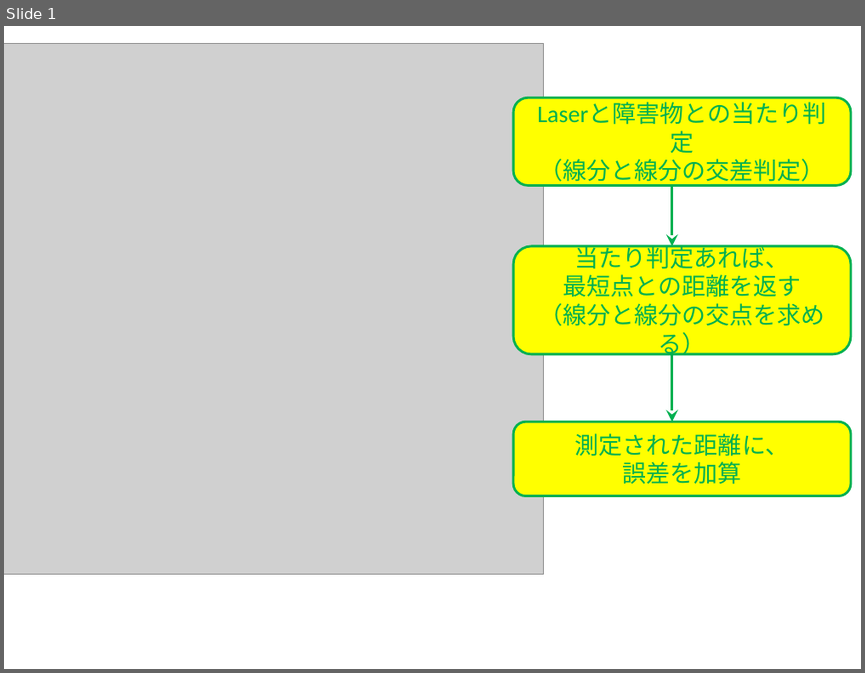
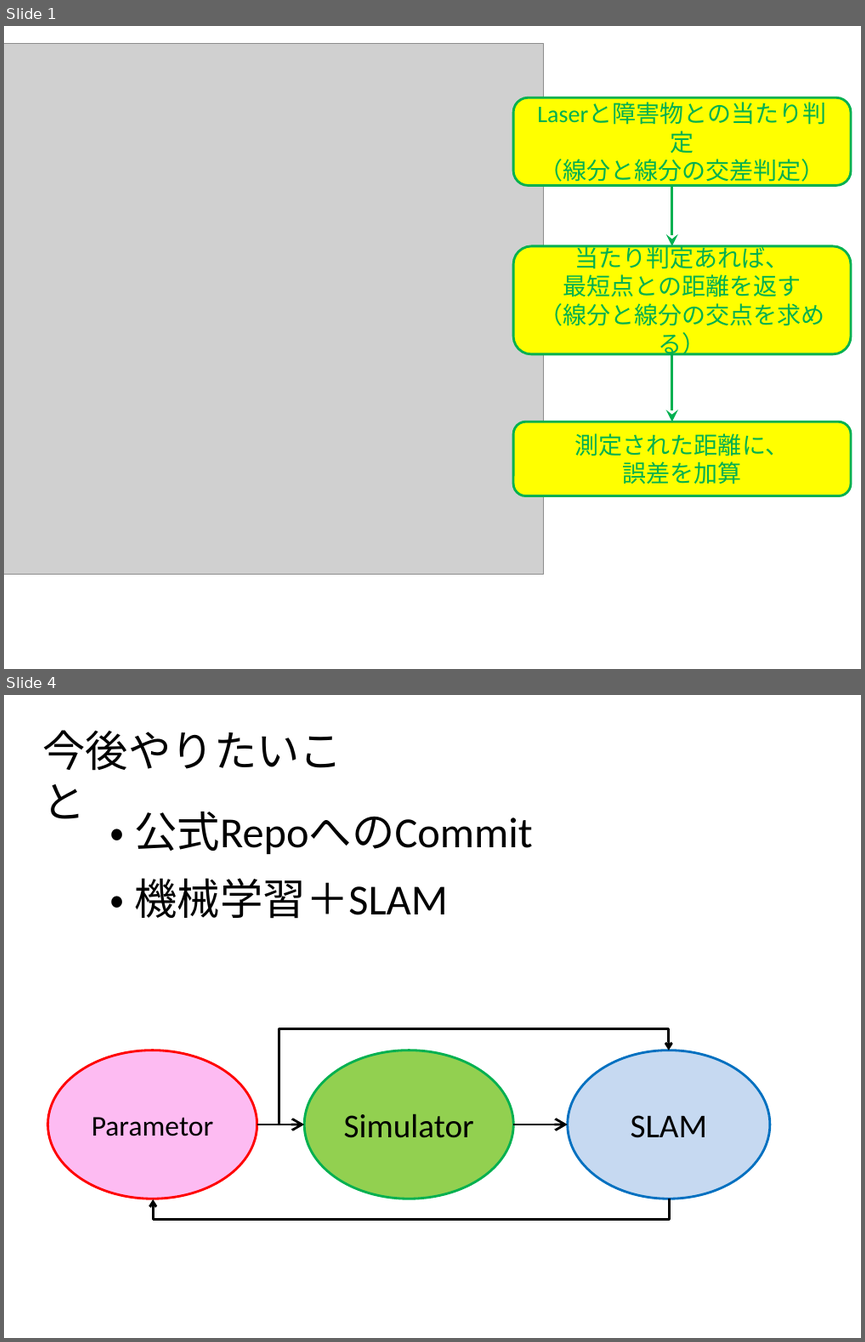
Before and after one commit to nnn112358/rosjp_170719, a slide deck: Lidar_cal2.pptx. Shown one above the other, each under a label of ours: slide 1 before the commit, slides 1 and 4 after it; the slides between them are not shown. The pictures are 865x673 and 865x1342 pixels, drawn with LibreOffice and Linux fonts; fonts in the diff are those of the drawing; grey boxes stand for pictures. Boxes give left, top, right and bottom in pixels: in the first picture for what was removed or moved away, otherwise in the second. Text is boxed around its words. In the diff, an @@ line names an element or a change of style, - is before the commit and + after.

```diff
--- a/Lidar_cal2.pptx
+++ b/Lidar_cal2.pptx
@@ slide 4 added at [4,695,861,1338], background #FFFFFF @@
@@ text added at [43,730,343,819], 36 pt, text #000000 @@
+今後やりたいこと
@@ text added at [110,811,532,854], 36 pt, text #000000 @@
+・ 公式RepoへのCommit
@@ text added at [110,878,447,919], 36 pt, text #000000 @@
+・ 機械学習＋SLAM
@@ ellipse added at [47,1049,256,1198], fill #FDBBF2, outline #FF0000 2 pt, 24 pt, text #000000 @@
+Parametor
@@ elbow arrow added from (256, 1124) to (669, 1049), #000000 2 pt @@
@@ ellipse added at [304,1049,513,1198], fill #92D050, outline #00B050 2 pt, 28 pt, text #000000 @@
+Simulator
@@ ellipse added at [567,1049,769,1198], fill #C6D9F1, outline #0070C0 2 pt, 28 pt, text #000000 @@
+SLAM
@@ arrow added from (256, 1124) to (304, 1124), #000000 2 pt @@
@@ arrow added from (513, 1124) to (567, 1124), #000000 2 pt @@
@@ elbow arrow added from (669, 1198) to (153, 1199), #000000 2 pt @@
```
Also in this commit, not shown: 2 other slides added, 1 other file.
